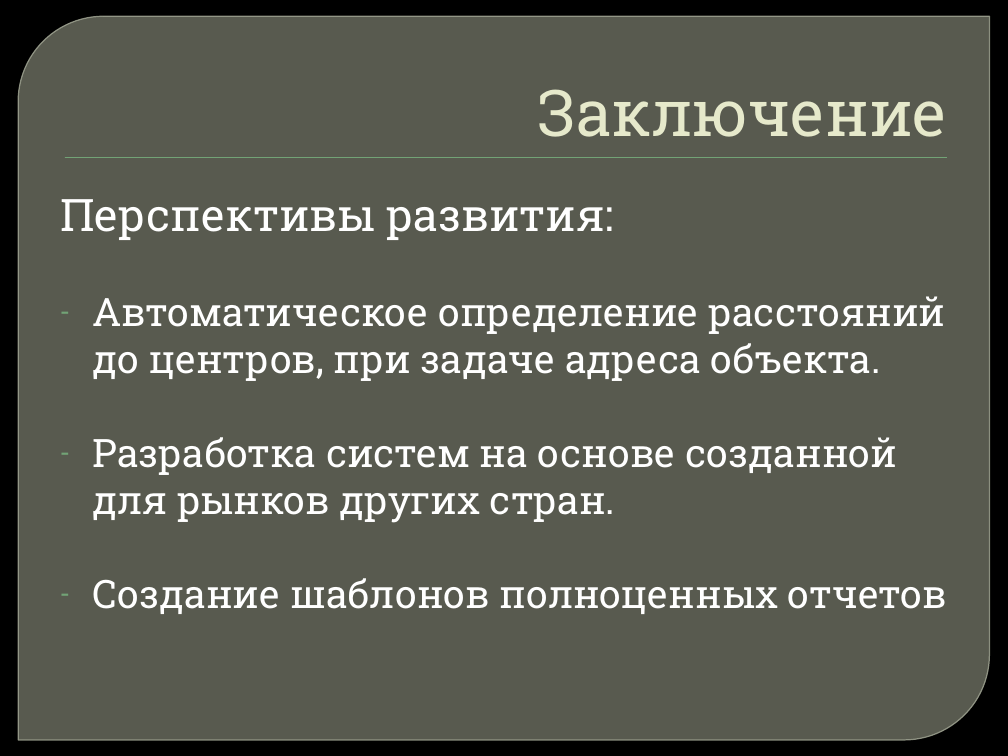
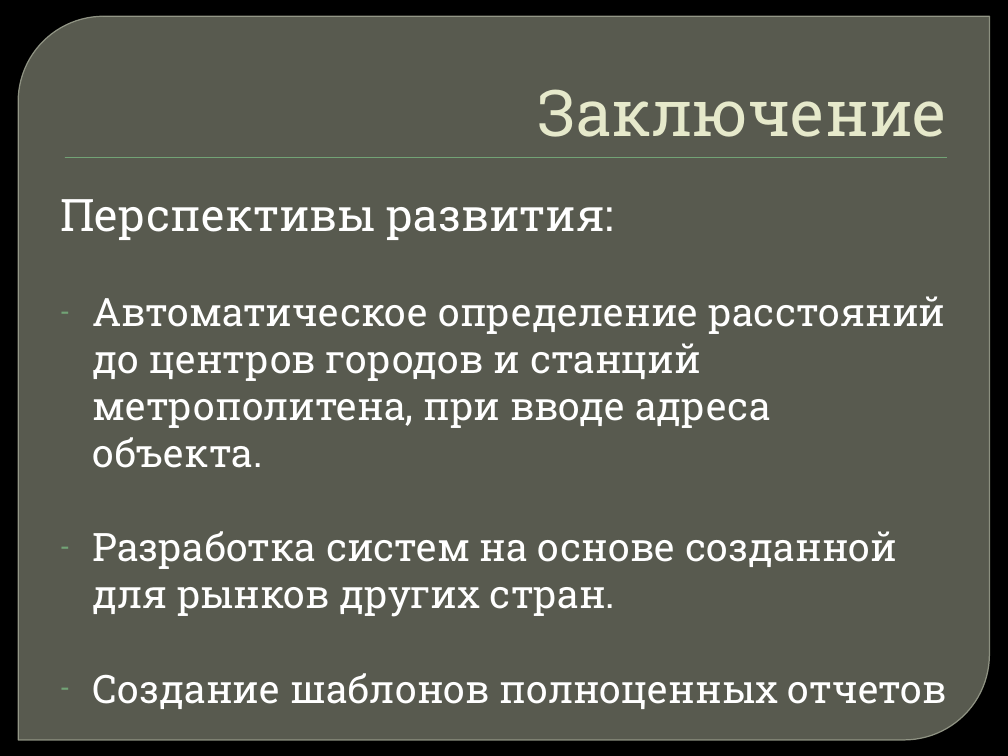
Before and after one commit to stden/diplomx, a slide deck: slide 24 of Корсуков Дмитрий Владимирович/Автоматизация основных аспектов оценки недвижимости.pptx. Drawn at 1008x756 pixels with LibreOffice and Linux fonts; fonts in the diff are those of the drawing; background and template pictures are left out. Boxes give left, top, right and bottom in pixels: in the first picture for what was removed or moved away, otherwise in the second. Text is boxed around its words. In the diff, an @@ line names an element or a change of style, - is before the commit and + after.

```diff
--- a/Корсуков Дмитрий Владимирович/Автоматизация основных аспектов оценки недвижимости.pptx
+++ b/Корсуков Дмитрий Владимирович/Автоматизация основных аспектов оценки недвижимости.pptx
@@ text at [93,296,946,468]: text changed @@
-– Автоматическое определение расстояний до центров, при задаче адреса объекта.
+– Автоматическое определение расстояний до центров городов и станций метрополитена, при вводе адреса объекта.
```
Also in this commit, not shown: 1 other slide changed, 1 slide added, 1 slide removed, 2 other files.
